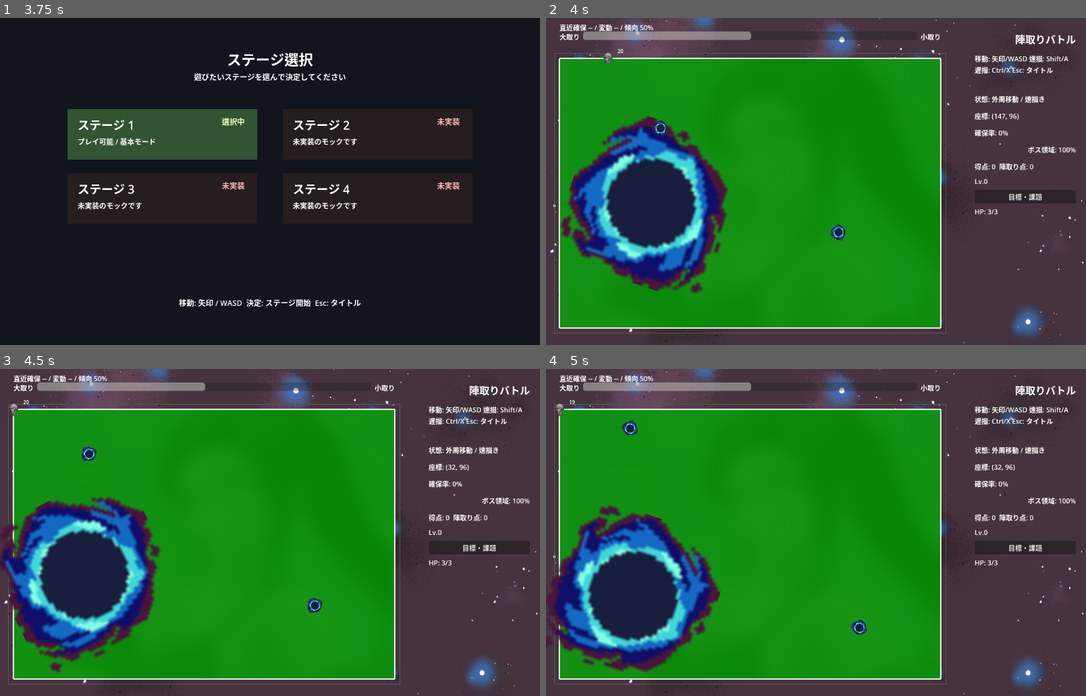
Above: before the commit, frames 1-4 (two rows, left to right).
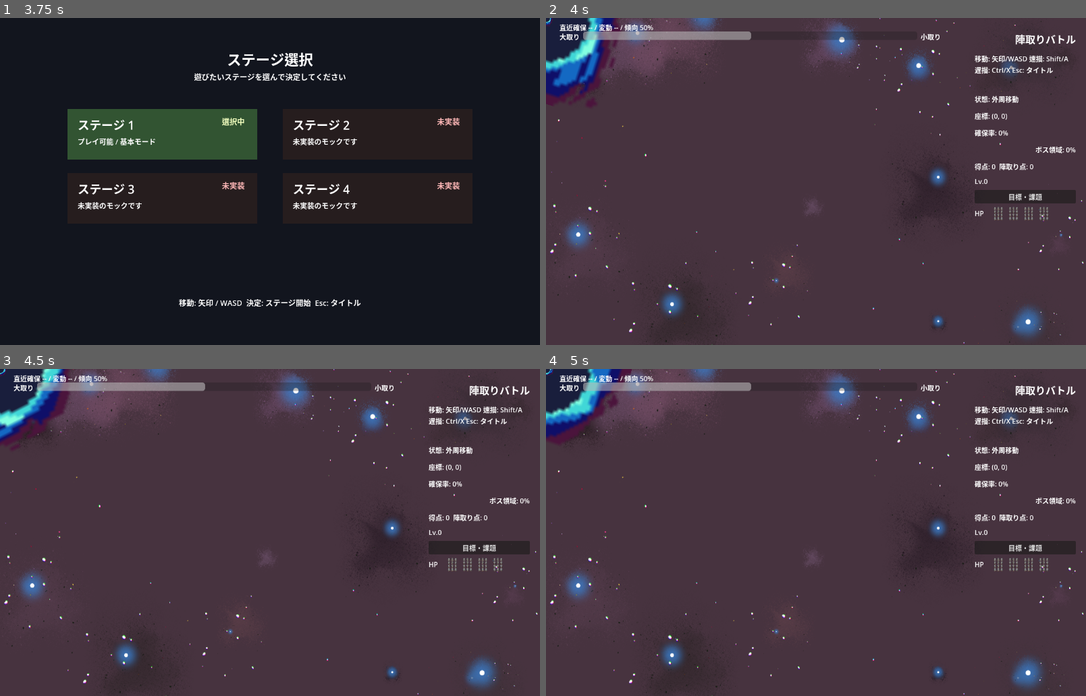
Above: after the commit, the same moments.

Repository: goenc/qix-project
Game: Godot game, scene res://scenes/title_main.tscn
Two runs of this game, one before a commit and one after it. Both use one fixed random seed, a clock stepped at 60 frames per second and the inputs below.
Inputs (mouse positions are in pixels of both pictures, inside the frame that each line leads up to):
- Up to frame 1 (3.75 s): tap Enter (qix_start) at 0.5, 1.25, 1.35, 2, 2.75, 3.5 s; move the mouse to (388, 165) at 0.52 s; hold Right (move_right) 0.53-1.28 s; tap Shift (qix_draw) at 0.6 s; click (388, 165) at 0.67 s; tap Space at 0.77, 1.52, 3.02 s; move the mouse to (162, 197) at 1.27 s; hold Down (move_down) 1.28-2.03 s; move the mouse to (324, 109) at 2.02 s; hold Right (move_right) 2.03-2.78 s; tap Ctrl at 2.1 s; move the mouse to (243, 246) at 2.77 s; hold Up (move_up) 2.78-3.53 s; tap 1 at 2.85 s; click (243, 246) at 2.92 s; move the mouse to (432, 230) at 3.52 s; hold Left (move_left) from 3.53 s (still down); tap 2 at 3.6 s
- Up to frame 2 (4 s): keep holding Left (move_left); tap Space at 3.77 s
- Up to frame 3 (4.5 s): keep holding Left (move_left); move the mouse to (108, 483) at 4.27 s; tap 3 at 4.35 s
- Up to frame 4 (5 s): keep holding Left (move_left); tap Space at 4.52 s

Frame 1 is identical in both runs. In frame 2, 61% of the frame differs, in the area x 0-98%, y 0-97%; in frame 3, 61%; in frame 4, 61%.
Error after the commit: Parse Error: Cannot infer the type of "icons" variable because the value doesn't have a set type. (res://scripts/game/services/base_main_hud_service.gd:126)

Commit message:
体力表示をキャラクターアイコン表記へ変更
・体力見出しの横にプレイヤー画像四個を事前配置
・現在値までを通常表示し、減少分を半透明表示する処理を追加
・プレイヤー無効時は体力アイコンを非表示化
・既存の未追跡識別子ファイル三件を含めて記録
・差分検査と画面なし起動、画面あり起動の成功を確認

Diff:
--- a/scenes/base_main.tscn
+++ b/scenes/base_main.tscn
@@ -1,10 +1,11 @@
-[gd_scene load_steps=6 format=3]
+[gd_scene load_steps=7 format=3]
 
 [ext_resource type="Script" path="res://scripts/game/base_main.gd" id="1_script"]
 [ext_resource type="PackedScene" path="res://scenes/player/base_player.tscn" id="2_player_scene"]
 [ext_resource type="PackedScene" path="res://scenes/enemy/bbos.tscn" id="3_bbos_scene"]
 [ext_resource type="PackedScene" path="res://scenes/enemy/minor_enemy.tscn" id="4_minor_enemy_scene"]
 [ext_resource type="Texture2D" path="res://assets/backgrounds/common/game_background_1280x720.png" id="5_background"]
+[ext_resource type="Texture2D" path="res://assets/player/Soldier 01-1.png" id="6_player_icon"]
 
 [node name="BaseMain" type="Node2D"]
 script = ExtResource("1_script")
@@ -174,9 +175,49 @@
 anchor_right = 1.0
 offset_left = -264.0
 offset_top = 448.0
-offset_right = -24.0
-offset_bottom = 476.0
-text = "HP: 3/3"
+offset_right = -232.0
+offset_bottom = 480.0
+vertical_alignment = 1
+text = "HP"
+
+[node name="HpIconContainer" type="Control" parent="Ui/Root"]
+anchor_left = 1.0
+anchor_right = 1.0
+offset_left = -224.0
+offset_top = 448.0
+offset_right = -80.0
+offset_bottom = 480.0
+
+[node name="HpIcon1" type="TextureRect" parent="Ui/Root/HpIconContainer"]
+offset_right = 32.0
+offset_bottom = 32.0
+texture = ExtResource("6_player_icon")
+expand_mode = 1
+stretch_mode = 5
+
+[node name="HpIcon2" type="TextureRect" parent="Ui/Root/HpIconContainer"]
+offset_left = 36.0
+offset_right = 68.0
+offset_bottom = 32.0
+texture = ExtResource("6_player_icon")
+expand_mode = 1
+stretch_mode = 5
+
+[node name="HpIcon3" type="TextureRect" parent="Ui/Root/HpIconContainer"]
+offset_left = 72.0
+offset_right = 104.0
+offset_bottom = 32.0
+texture = ExtResource("6_player_icon")
+expand_mode = 1
+stretch_mode = 5
+
+[node name="HpIcon4" type="TextureRect" parent="Ui/Root/HpIconContainer"]
+offset_left = 108.0
+offset_right = 140.0
+offset_bottom = 32.0
+texture = ExtResource("6_player_icon")
+expand_mode = 1
+stretch_mode = 5
 
 [node name="ResultLabel" type="Label" parent="Ui/Root"]
 anchor_left = 1.0
--- a/scripts/game/base_main.gd
+++ b/scripts/game/base_main.gd
@@ -64,6 +64,7 @@
 @onready var detail_quest_label: Label = $Ui/Root/ObjectivesQuestDetailOverlay/DetailQuestLabel
 @onready var detail_close_button: Button = $Ui/Root/ObjectivesQuestDetailOverlay/DetailCloseButton
 @onready var hp_label: Label = $Ui/Root/HpLabel
+@onready var hp_icon_container: Control = $Ui/Root/HpIconContainer
 @onready var result_label: Label = $Ui/Root/ResultLabel
 @onready var upgrade_overlay: Control = $Ui/Root/UpgradeOverlay
 @onready var upgrade_title_label: Label = $Ui/Root/UpgradeOverlay/UpgradeTitleLabel
--- a/scripts/game/services/base_main_hud_service.gd
+++ b/scripts/game/services/base_main_hud_service.gd
@@ -100,21 +100,36 @@
 
 
 func update_hp_label() -> void:
-	if _main == null or !is_instance_valid(_main.hp_label):
-		return
+	if (
+		_main == null
+		or !is_instance_valid(_main.hp_label)
+		or !is_instance_valid(_main.hp_icon_container)
+	):
+		return
+	_main.hp_label.text = "HP"
 
 	if !is_instance_valid(_main.base_player):
-		_main.hp_label.text = "HP: -/-"
+		_set_hp_icons(0, 0)
 		return
 
 	if _main.base_player.has_method("get_current_hp") and _main.base_player.has_method("get_max_hp"):
-		_main.hp_label.text = "HP: %d/%d" % [
+		_set_hp_icons(
 			_main.base_player.get_current_hp(),
 			_main.base_player.get_max_hp()
-		]
-		return
-
-	_main.hp_label.text = "HP: -/-"
+		)
+		return
+
+	_set_hp_icons(0, 0)
+
+
+func _set_hp_icons(current_hp: int, max_hp: int) -> void:
+	var icons := _main.hp_icon_container.get_children()
+	for index in range(icons.size()):
+		var icon := icons[index] as TextureRect
+		if icon == null:
+			continue
+		icon.visible = index < max_hp
+		icon.modulate.a = 1.0 if index < current_hp else 0.35
 
 
 func sync_status(status: Dictionary) -> void:
Not shown, added: scripts/enemy/minor_enemy.gd.uid
Not shown, added: scripts/game/services/run_progress_service.gd.uid
Not shown, added: scripts/game/services/upgrade_draft_service.gd.uid
Not shown, changed: runtime/commit_message.md
